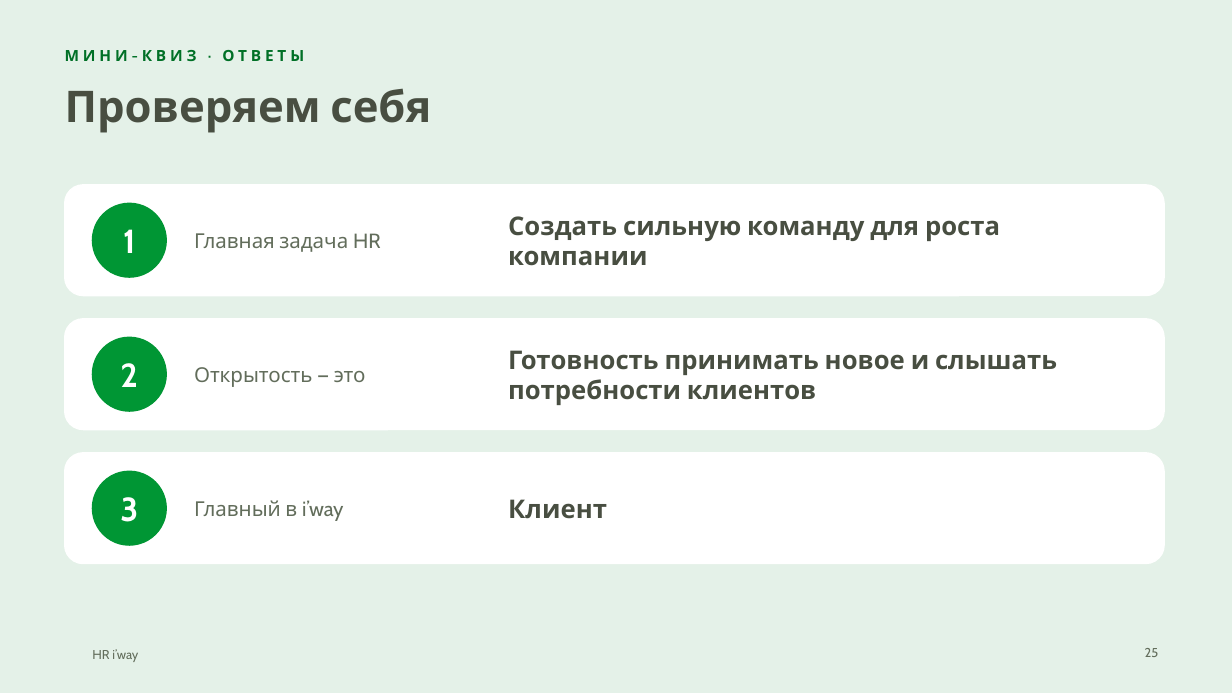
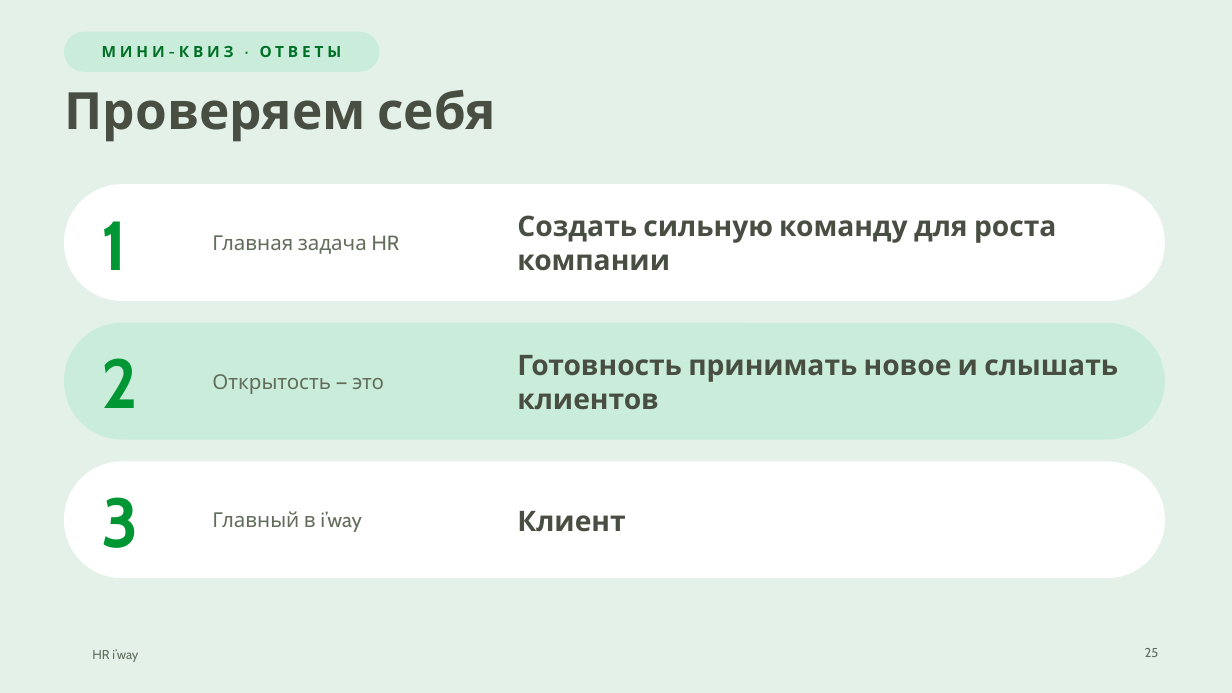
Before and after one commit to hriwayhr/HR-projects, a slide deck: slide 25 of presentations/HR-iway-onboarding-2026.pptx. Drawn at 1232x693 pixels with LibreOffice and Linux fonts; fonts in the diff are those of the drawing; background and template pictures are left out. Boxes give left, top, right and bottom in pixels: in the first picture for what was removed or moved away, otherwise in the second. Text is boxed around its words. In the diff, an @@ line names an element or a change of style, - is before the commit and + after.

```diff
--- a/presentations/HR-iway-onboarding-2026.pptx
+++ b/presentations/HR-iway-onboarding-2026.pptx
@@ text "МИНИ-КВИЗ · ОТВЕТЫ": place and size @@
-text "МИНИ-КВИЗ · ОТВЕТЫ" at [65,50,304,61]
+text "МИНИ-КВИЗ · ОТВЕТЫ" at [102,46,342,57]
@@ text "МИНИ-КВИЗ · ОТВЕТЫ" at [102,46,342,57]: alignment left to centre; vertical alignment top to middle @@
@@ rounded rectangle added at [65,32,379,71], fill #C9EDDA, outline #C9EDDA 1 pt @@
@@ title "Проверяем себя" at [65,90,496,142]: size 34 to 40 pt @@
@@ rounded rectangle: place and size @@
-rounded rectangle at [65,185,1165,296]
+rounded rectangle at [65,185,1165,300]
@@ rounded rectangle at [65,185,1165,300]: proportions changed @@
@@ ellipse removed at [92,203,166,277] @@
@@ text "1": place and size @@
-text "1" at [123,229,135,253]
+text "1" at [102,221,128,270]
@@ text "Главная задача HR": place and size @@
-text "Главная задача HR" at [194,233,381,252]
+text "Главная задача HR" at [212,235,400,254]
@@ text "Создать сильную команду для роста ...": place and size @@
-text "Создать сильную команду для роста ..." at [508,216,1000,266]
+text "Создать сильную команду для роста ..." at [517,215,1056,271]
@@ text "Создать сильную команду для роста ..." at [517,215,1056,271]: size 20 to 22 pt @@
@@ rounded rectangle: place and size @@
-rounded rectangle at [65,319,1165,430]
+rounded rectangle at [65,323,1165,439]
@@ rounded rectangle at [65,323,1165,439]: fill #FFFFFF to #C9EDDA; outline #FFFFFF 1 pt to #C9EDDA 1 pt; proportions changed @@
@@ text "2": place and size @@
-text "2" at [120,363,138,387]
+text "2" at [102,358,139,408]
@@ text "Открытость — это": place and size @@
-text "Открытость — это" at [194,367,366,387]
+text "Открытость — это" at [212,374,384,394]
@@ ellipse removed at [92,337,166,411] @@
@@ text at [517,355,1118,410]: text changed; size 20 to 22 pt @@
-Готовность принимать новое и слышать потребности клиентов
+Готовность принимать новое и слышать клиентов
@@ rounded rectangle at [65,462,1165,578]: proportions changed @@
@@ rounded rectangle: place and size @@
-rounded rectangle at [65,453,1165,564]
+rounded rectangle at [65,462,1165,578]
@@ ellipse removed at [92,471,166,545] @@
@@ size 26 to 54 pt, text colour #FFFFFF to #009634; alignment centre to left in 3 elements at [102,221,128,270], [102,358,139,408], [102,497,139,548] @@
@@ text "3": place and size @@
-text "3" at [120,497,138,522]
+text "3" at [102,497,139,548]
@@ text "Главный в i’way": place and size @@
-text "Главный в i’way" at [194,500,343,521]
+text "Главный в i’way" at [212,511,362,532]
@@ text "Клиент" at [517,511,625,532]: size 20 to 22 pt @@
@@ text "Клиент": place and size @@
-text "Клиент" at [508,499,607,519]
+text "Клиент" at [517,511,625,532]
```
Also in this commit, not shown: 27 other slides changed, 4 other files.
